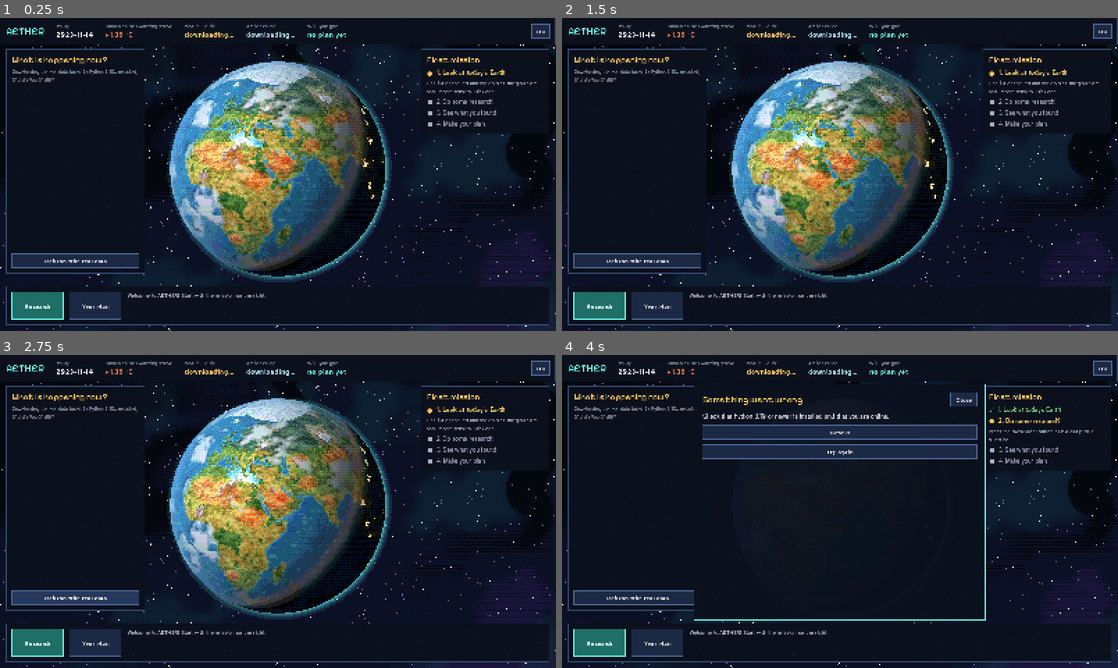
Above: before the commit, frames 1-4 (two rows, left to right).
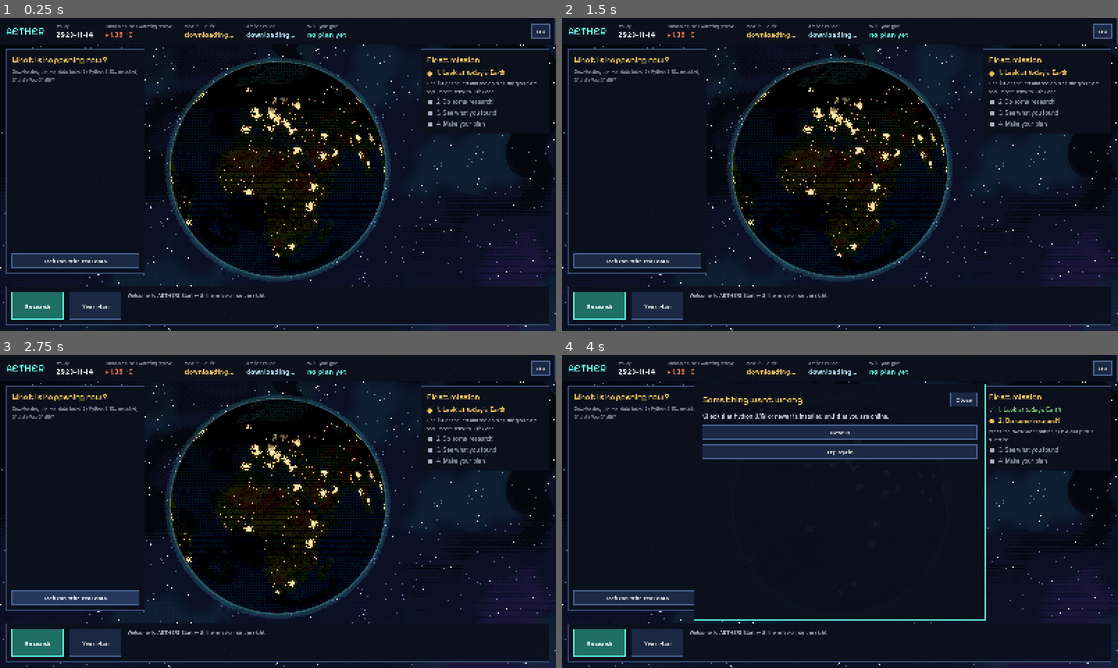
Above: after the commit, the same moments.

Repository: roadside/aether
Game: Godot game, scene res://scenes/main.tscn
Same seed, same stepped clock (60 frames per second), same inputs: the game is played once before the commit and once after it.
Inputs:
- Up to frame 1 (0.25 s): no input
- Up to frame 2 (1.5 s): click "HU" at 0.5 s; click "EN" at 1.25 s
- Up to frame 3 (2.75 s): click "Refresh with real data" at 2 s
- Up to frame 4 (4 s): click "Research" at 2.75 s; click "Research this" at 3.5 s

The runs differ from the first frame. In frame 1, 21% of the frame differs, in the area x 29-71%, y 12-85%; in frame 2, 21%; in frame 3, 21%; in frame 4, less than 0.1%.

Commit message:
Földgömb: valódi Nap-állás, valós idejű nappal és éjszaka
A napfordulópont alatti pontot a gép UTC-órájából számoljuk (alacsony
pontosságú napkoordináták, hiba < 0,1 fok), a shader fényiránya ebből jön.
A gömb induláskor a játékos helyét mutatja, magától nem forog.

Co-Authored-By: Claude Opus 5.5 <noreply@anthropic.com>
Claude-Session: https://claude.ai/code/session_01T6sPwaPiVjASr8DLyjC9bo

Diff:
--- a/AETHER_godot/scripts/globe.gd
+++ b/AETHER_godot/scripts/globe.gd
@@ -1,6 +1,9 @@
 extends Control
-## A forgó földgömb: shaderes gömb + a kutatóállomások és szövetségi vonalak rajzolása.
+## A földgömb: shaderes gömb + a kutatóállomások és szövetségi vonalak rajzolása.
 ## A shader és ez a script ugyanazt a vetítést használja, így a jelölők a helyükön maradnak.
+## A Nap a VALÓDI helyén van: a gép órájából (UTC) számoljuk, hol delel éppen
+## (napfordulópont alatti pont), így a nappal és az éjszaka határa, valamint az
+## évszak (sarki éjszaka) a valóságot mutatja, és valós időben halad.
 
 signal station_clicked(station: Dictionary)
 signal event_clicked(event: Dictionary)
@@ -10,7 +13,8 @@
 @export var pixels := 360.0          # a gömb "játékpixel"-felbontása
 @export var radius_ratio := 0.86     # egyezzen a shader `radius` értékével
 @export var tilt := 0.35
-@export var spin_speed := 0.006      # fordulat / másodperc
+@export var spin_speed := 0.0        # magától nem forog (egérrel forgatható); díszforgáshoz pl. 0.006
+@export var real_sun := true         # a Nap valódi helyzete a pontos idő alapján
 @export var cloud_speed := 0.0015
 
 var spin := 0.12
@@ -20,6 +24,9 @@
 var links: Array = []                # [[lat1, lon1, lat2, lon2], ...]
 var events: Array = []               # valós események (world_state.py): {cim, kategoria, lat, lon, link, ...}
 var heat := 0.0                      # 0 = ma; 1 = kb. +2 °C a mához képest (csak szemléltetés)
+var sun_lat := 0.0                   # ahol a Nap éppen merőlegesen süt (fok)
+var sun_lon := 0.0
+var _sun_timer := 0.0
 
 const EVENT_COLORS := {
 	"aszaly": Color("#e0a24a"), "ehezes": Color("#f07a4a"), "arviz": Color("#4aa0e0"), "vihar": Color("#9ab8ff"),
@@ -50,6 +57,44 @@
 	add_child(_rect)
 	# a jelölők a gömb fölé rajzolódnak
 	_rect.show_behind_parent = true
+	# induláskor a játékos helye legyen középen
+	for s in stations:
+		if s.get("me", false):
+			spin = float(s["lon"]) / 360.0
+	_update_sun()
+
+
+## Hol delel most a Nap? Egyszerűsített csillagászati képlet (Astronomical
+## Almanac, alacsony pontosságú napkoordináták; hiba < 0,1 fok, bőven elég).
+static func subsolar_point(unix_utc: float) -> Vector2:
+	var n := unix_utc / 86400.0 - 10957.5           # napok 2000-01-01 12:00 UTC óta
+	var lmean := deg_to_rad(fposmod(280.460 + 0.9856474 * n, 360.0))
+	var g := deg_to_rad(fposmod(357.528 + 0.9856003 * n, 360.0))
+	var lam := lmean + deg_to_rad(1.915) * sin(g) + deg_to_rad(0.020) * sin(2.0 * g)
+	var eps := deg_to_rad(23.439 - 0.0000004 * n)
+	var decl := asin(sin(eps) * sin(lam))
+	var ra := atan2(cos(eps) * sin(lam), cos(lam))
+	var gmst_deg := fposmod(280.46061837 + 360.98564736629 * n, 360.0)
+	var lon := fposmod(rad_to_deg(ra) - gmst_deg + 180.0, 360.0) - 180.0
+	return Vector2(rad_to_deg(decl), lon)
+
+
+func _update_sun() -> void:
+	if not real_sun:
+		return
+	var p := subsolar_point(Time.get_unix_time_from_system())
+	sun_lat = p.x
+	sun_lon = p.y
+
+
+## A Nap iránya a képernyő terében (ugyanaz a vetítés, mint a jelölőknél).
+func _sun_dir() -> Vector3:
+	var lat := deg_to_rad(sun_lat)
+	var o := deg_to_rad(sun_lon) - spin * TAU
+	var x := cos(lat) * sin(o)
+	var y2 := -sin(lat)
+	var z2 := cos(lat) * cos(o)
+	return Vector3(x, y2 * cos(tilt) + z2 * sin(tilt), -y2 * sin(tilt) + z2 * cos(tilt))
 
 
 func _process(delta: float) -> void:
@@ -58,6 +103,12 @@
 		spin += spin_speed * delta
 	cloud_drift += cloud_speed * delta
 	_mat.set_shader_parameter("spin", spin)
+	if real_sun:
+		_sun_timer -= delta
+		if _sun_timer <= 0.0:
+			_sun_timer = 10.0
+			_update_sun()
+		_mat.set_shader_parameter("sun_dir", _sun_dir())
 	_mat.set_shader_parameter("cloud_drift", cloud_drift)
 	_mat.set_shader_parameter("heat", heat)
 	queue_redraw()
Not shown, changed: AETHER_terv/01_jatekterv.md
